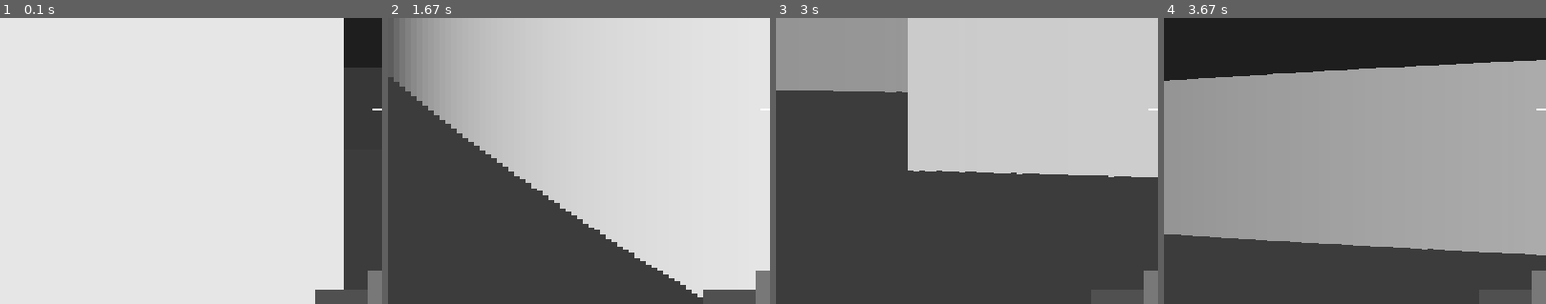
Above: before the commit, frames 1-4 (left to right).
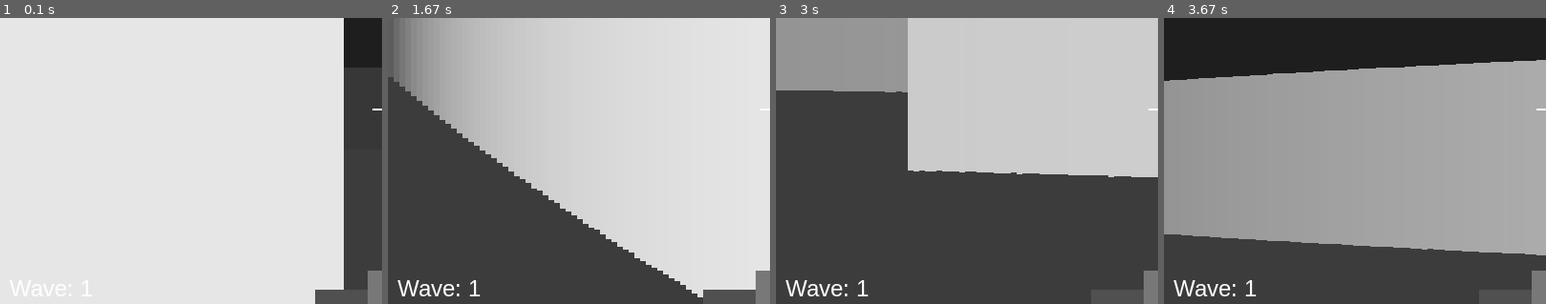
Above: after the commit, the same moments.

Repository: PDR181/mini-doom-pygame
Game: pygame game, started from main.py
Same seed, same stepped clock (60 frames per second), same inputs: the game is played once before the commit and once after it.
Inputs (mouse positions are % of the whole screen's width and height, from its top left):
- Up to frame 1 (0.1 s): no input
- Up to frame 2 (1.67 s): hold D 0.33-0.8 s; move the mouse to (46, 54) at 0.37 s; hold W 0.83-1.3 s; move the mouse to (82, 47) at 0.87 s; hold D from 1.33 s (still down); move the mouse to (26, 51) at 1.37 s
- Up to frame 3 (3 s): release D at 1.8 s; hold A 1.83-2.37 s; move the mouse to (19, 35) at 1.87 s; hold S 2.4-2.87 s; move the mouse to (65, 15) at 2.43 s; hold A from 2.9 s (still down); move the mouse to (62, 59) at 2.93 s
- Up to frame 4 (3.67 s): release A at 3.37 s; hold W from 3.4 s (still down); move the mouse to (52, 16) at 3.43 s
The pictures show only the part of the screen within x 0-50%, y 34-84%; the shares and areas given below are measured in that part.

The runs differ from the first frame. In frame 1, 0.2% of the frame differs, in the area x 2-24%, y 91-98%; in frame 2, 0.5%, in the area x 2-25%, y 91-98%; in frame 3, 0.5%; in frame 4, 0.5%.

Commit message:
feat: adicionado sistema de waves com aumento gradual de dificuldade

Diff:
--- a/main.py
+++ b/main.py
@@ -50,6 +50,10 @@
 spawn_timer = 0
 SPAWN_INTERVAL = 180
 MAX_ENEMIES = 6
+
+wave = 1
+wave_timer = 0
+WAVE_DURATION = 600
 
 enemies = [
     {"x": 400, "y": 250, "health": 100, "max_health": 100, "alive": True, "cooldown": 0}
@@ -187,6 +191,18 @@
             })
             break
 
+def update_wave():
+    global wave, wave_timer, SPAWN_INTERVAL, enemy_speed
+
+    wave_timer += 1
+
+    if wave_timer >= WAVE_DURATION:
+        wave += 1
+        wave_timer = 0
+
+        SPAWN_INTERVAL = max(60, SPAWN_INTERVAL - 15)
+        enemy_speed += 0.1
+
 def draw_enemies(horizon_y):
     visible_enemies = []
 
@@ -339,10 +355,12 @@
     enemies_alive = sum(1 for enemy in enemies if enemy["alive"])
     enemy_text = font.render(f"Inimigos: {enemies_alive}", True, (255, 255, 255))
     score_text = font.render(f"Pontos: {score}", True, (255, 255, 255))
+    wave_text = font.render(f"Wave: {wave}", True, (255, 255, 255))
 
     screen.blit(health_text, (10, HEIGHT - 35))
     screen.blit(enemy_text, (10, HEIGHT - 65))
     screen.blit(score_text, (10, HEIGHT - 95))
+    screen.blit(wave_text, (10, HEIGHT - 125))
 
 def shoot_enemy():
     global score
@@ -424,6 +442,7 @@
         player_y = new_y
 
     move_enemies()
+    update_wave()
 
     spawn_timer += 1
     if spawn_timer >= SPAWN_INTERVAL:
